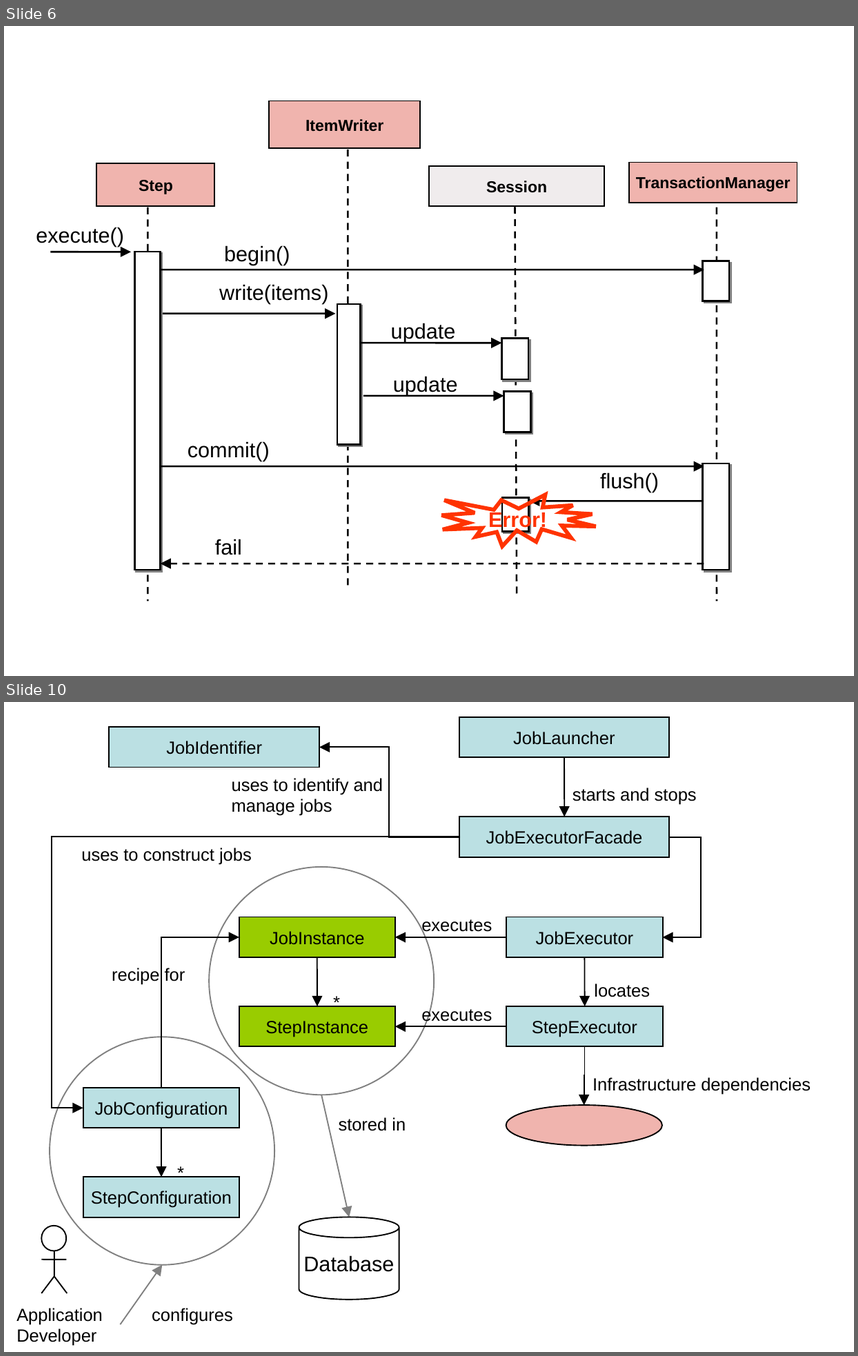
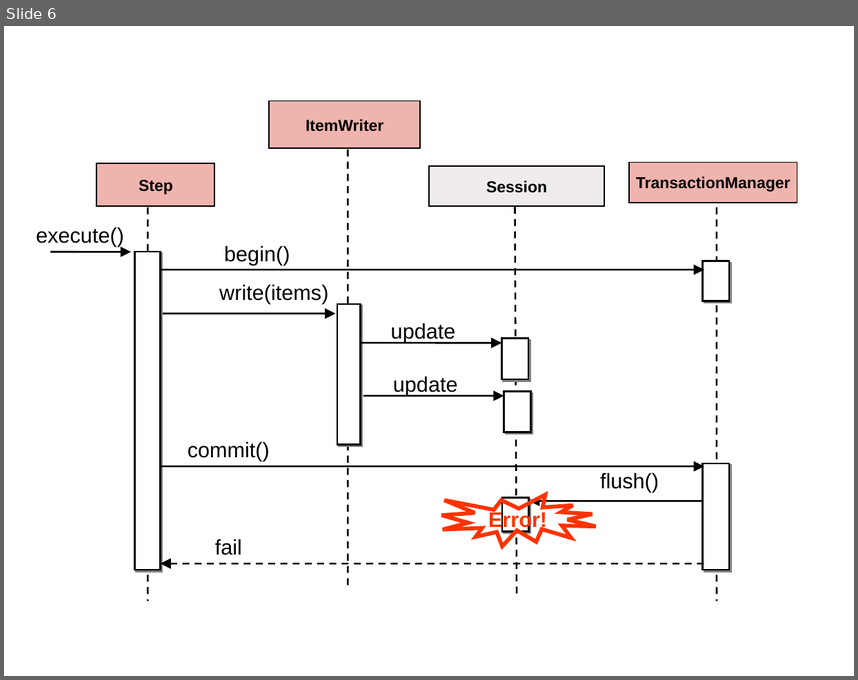
Before and after one commit to spring-projects/spring-batch, a slide deck: src/models/Figures.ppt. Shown one above the other, each under a label of ours: slides 6 and 10 before the commit, slide 6 after it; the slides between them are not shown. The pictures are 858x1356 and 858x680 pixels, drawn with LibreOffice and Linux fonts; fonts in the diff are those of the drawing. Boxes give left, top, right and bottom in pixels: in the first picture for what was removed or moved away, otherwise in the second. Text is boxed around its words. In the diff, an @@ line names an element or a change of style, - is before the commit and + after.

```diff
--- a/src/models/Figures.ppt
+++ b/src/models/Figures.ppt
@@ slide 10 removed at box(4, 702, 854, 1352), background #FFFFFF @@
@@ rectangle removed at box(459, 717, 668, 758) @@
-JobLauncher
@@ rectangle removed at box(110, 728, 319, 768) @@
-JobIdentifier
@@ elbow arrow removed from (459, 837) to (319, 748) @@
@@ arrow removed from (564, 758) to (564, 817) @@
@@ text removed at box(232, 778, 383, 816) @@
-uses to identify and
-manage jobs
@@ text removed at box(573, 788, 697, 805) @@
-starts and stops
@@ rectangle removed at box(459, 817, 668, 857) @@
-JobExecutorFacade
@@ elbow arrow removed from (459, 837) to (83, 1108) @@
@@ elbow arrow removed from (670, 837) to (664, 937) @@
@@ text removed at box(81, 848, 252, 865) @@
-uses to construct jobs
@@ ellipse removed at box(208, 867, 433, 1096) @@
@@ text removed at box(421, 919, 492, 935) @@
-executes
@@ elbow arrow removed from (161, 1088) to (239, 937) @@
@@ elbow arrow removed from (506, 937) to (395, 937) @@
@@ text removed at box(112, 968, 185, 985) @@
-recipe for
@@ group removed at box(239, 917, 395, 1048): 2 rectangles, 1 arrow, 1 text @@
-JobInstance
-StepInstance
-*
@@ group removed at box(506, 917, 662, 1048): 2 rectangles, 1 arrow, 1 text @@
-JobExecutor
-StepExecutor
-locates
@@ text removed at box(421, 1006, 492, 1025) @@
-executes
@@ elbow arrow removed from (506, 1027) to (395, 1026) @@
@@ ellipse removed at box(50, 1037, 274, 1266) @@
@@ elbow arrow removed from (585, 1046) to (585, 1105) @@
@@ arrow removed from (321, 1095) to (350, 1218) @@
@@ text removed at box(593, 1077, 811, 1095) @@
-Infrastructure dependencies
@@ ellipse removed at box(506, 1105, 662, 1146) @@
@@ text removed at box(339, 1117, 406, 1131) @@
-stored in
@@ group removed at box(83, 1088, 239, 1218): 2 rectangles, 1 arrow, 1 text @@
-JobConfiguration
-StepConfiguration
-*
@@ cylinder removed at box(299, 1218, 399, 1300) @@
-Database
@@ arrow removed from (120, 1324) to (163, 1265) @@
@@ group removed at box(16, 1226, 103, 1346): 4 lines, 1 ellipse, 1 text @@
-Application
-Developer
@@ text removed at box(152, 1308, 233, 1325) @@
-configures
```
Also in this commit, not shown: 1 slide changed, 25 slides added, 4 other slides removed, 11 other files.
